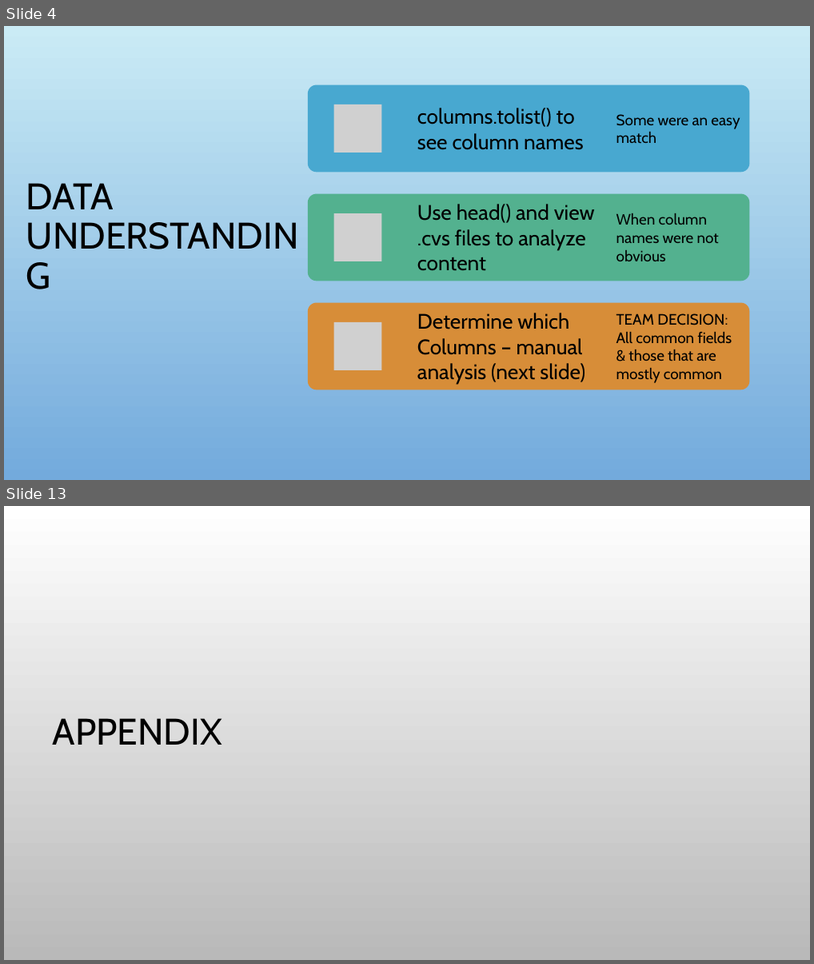
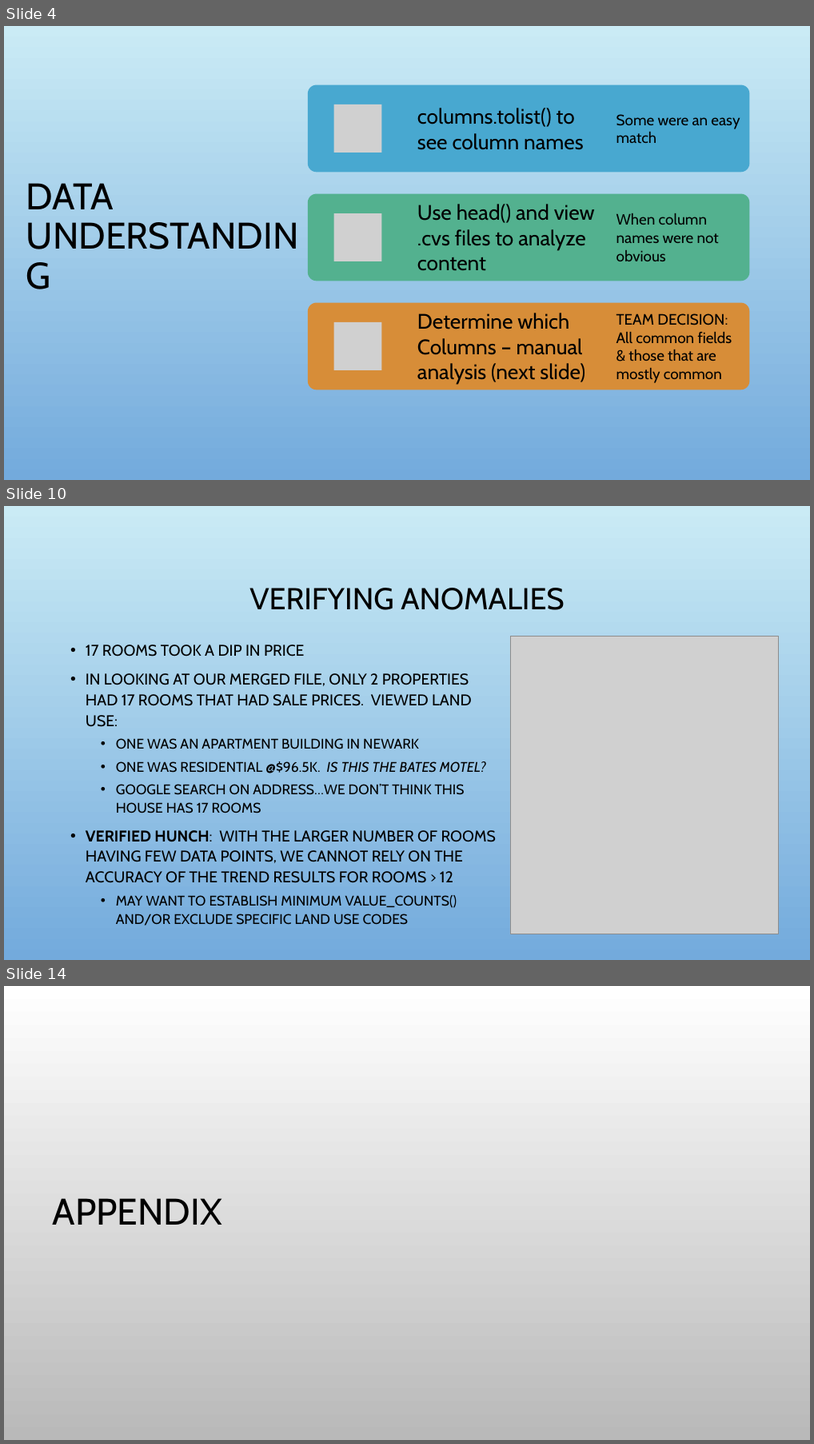
Before and after one commit to bloom4cats/Data-Analytics-2019-Group-4-v2, a slide deck: docs/Team 4 Lab 1.pptx. Shown one above the other, each under a label of ours: slides 4 and 13 before the commit, slides 4, 10 and 14 after it; the slides between them are not shown. The pictures are 814x964 and 814x1444 pixels, drawn with LibreOffice and Linux fonts; fonts in the diff are those of the drawing; grey boxes stand for pictures; background and template pictures are left out. Boxes give left, top, right and bottom in pixels: in the first picture for what was removed or moved away, otherwise in the second. Text is boxed around its words. In the diff, an @@ line names an element or a change of style, - is before the commit and + after.

```diff
--- a/docs/Team 4 Lab 1.pptx
+++ b/docs/Team 4 Lab 1.pptx
@@ slide 10 added at (4, 506, 810, 960), background picture (left out) @@
@@ title added at (250, 588, 564, 610), 36 pt, text #000000 @@
+VERIFYING ANOMALIES
@@ text added at (86, 644, 497, 925), 18.5 pt, text #000000 @@
+• 17 ROOMS TOOK A DIP IN PRICE
+• IN LOOKING AT OUR MERGED FILE, ONLY 2 PROPERTIES HAD 17 ROOMS THAT HAD SALE PRICES. VIEWED LAND USE:
+  • ONE WAS AN APARTMENT BUILDING IN NEWARK
+  • ONE WAS RESIDENTIAL @$96.5K. IS THIS THE BATES MOTEL?
+  • GOOGLE SEARCH ON ADDRESS…WE DON’T THINK THIS HOUSE HAS 17 ROOMS
+• VERIFIED HUNCH: WITH THE LARGER NUMBER OF ROOMS HAVING FEW DATA POINTS, WE CANNOT RELY ON THE ACCURACY OF THE TREND RESULTS FOR ROOMS > 12
+  • MAY WANT TO ESTABLISH MINIMUM VALUE_COUNTS() AND/OR EXCLUDE SPECIFIC LAND USE CODES
@@ picture added at (510, 636, 779, 934) @@
@@ what was slide 13 is now slide 14 @@
```
Also in this commit, not shown: 6 slides changed, 3 other slides added, 3 slides removed.
